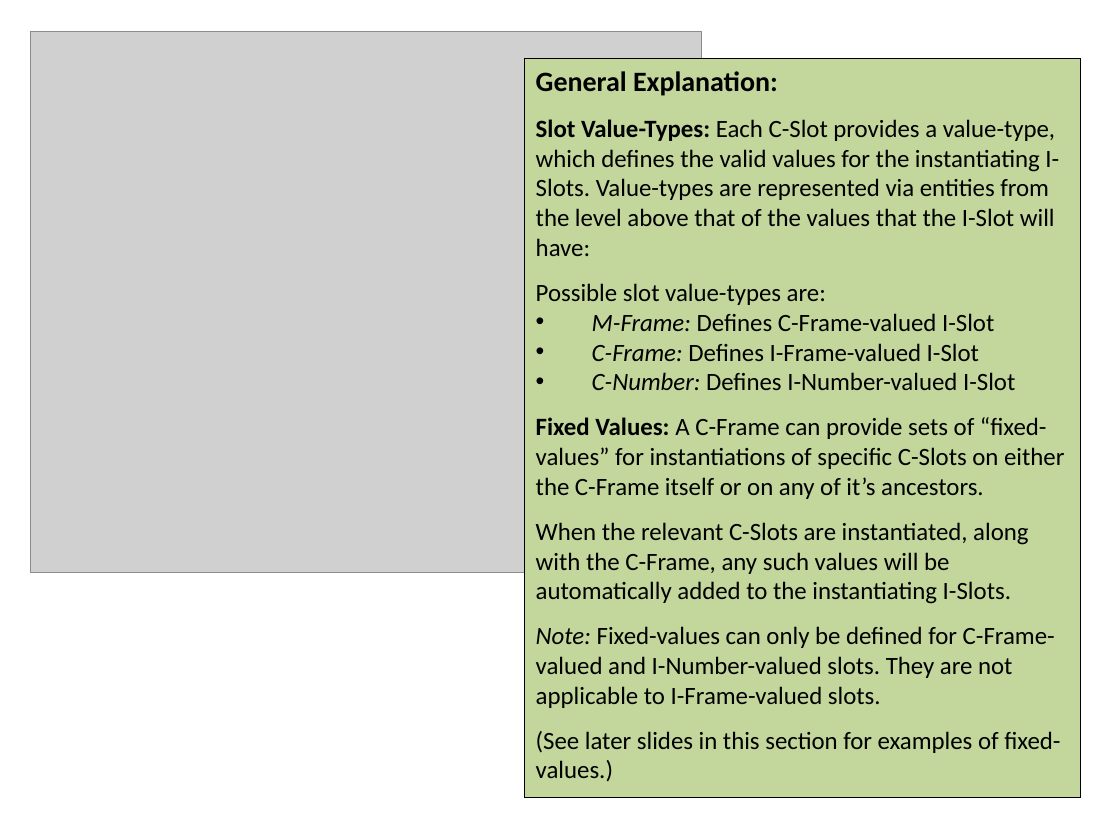
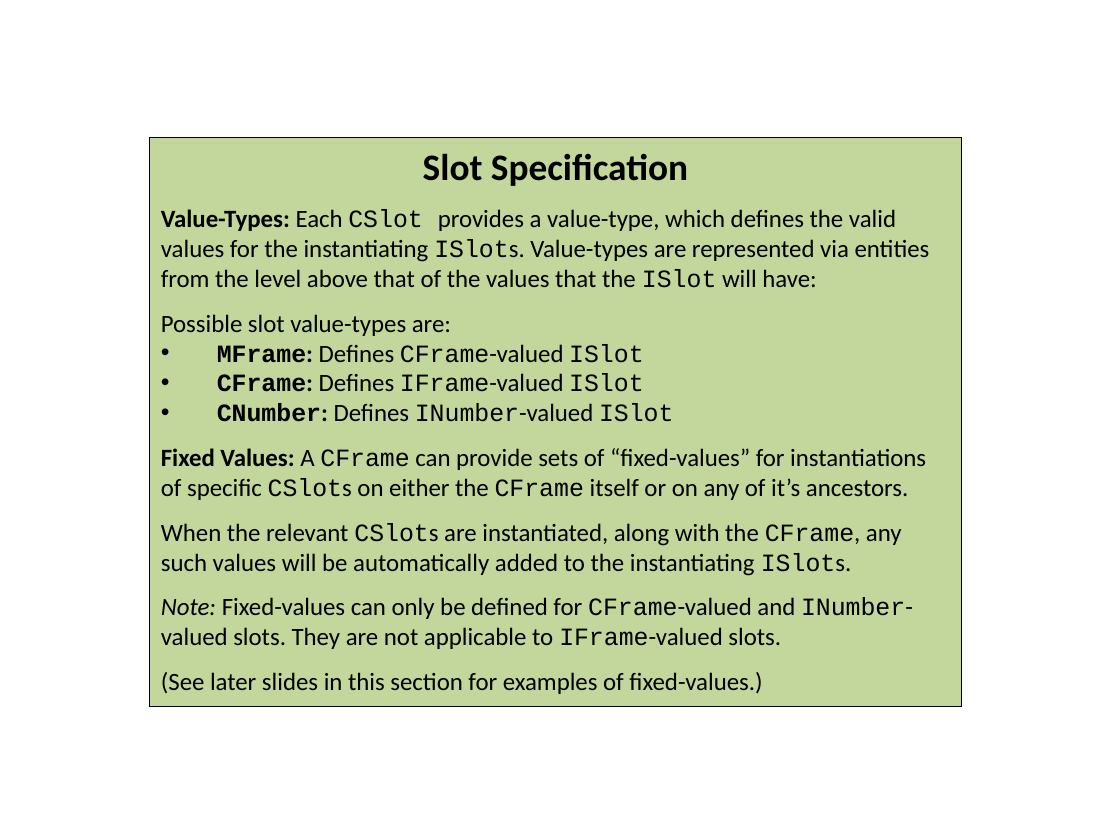
Before and after one commit to colin-puleston/mekon-hobo, a slide deck: slide 13 of docs/MEKON-HOBO Introductory Tutorial.pptx. Drawn at 1120x840 pixels with LibreOffice and Linux fonts; fonts in the diff are those of the drawing; grey boxes stand for pictures. Boxes give left, top, right and bottom in pixels: in the first picture for what was removed or moved away, otherwise in the second. Text is boxed around its words. In the diff, an @@ line names an element or a change of style, - is before the commit and + after.

```diff
--- a/docs/MEKON-HOBO Introductory Tutorial.pptx
+++ b/docs/MEKON-HOBO Introductory Tutorial.pptx
@@ picture removed at (31,32,702,573) @@
@@ rectangle "Slot Specification": place and size @@
-rectangle "Slot Specification" at (525,58,1081,797)
+rectangle "Slot Specification" at (150,138,961,707)
@@ text in rectangle at (161,153,930,288): text changed @@
-General Explanation:
-Slot Value-Types: Each C-Slot provides a value-type, which defines the valid values for the instantiating I-Slots. Value-types are represented via entities from the level above that of the values that the I-Slot will have:
+Slot Specification
+Value-Types: Each CSlot provides a value-type, which defines the valid values for the instantiating ISlots. Value-types are represented via entities from the level above that of the values that the ISlot will have:
@@ text in rectangle at (161,344,926,649): text changed @@
-• M-Frame: Defines C-Frame-valued I-Slot
-• C-Frame: Defines I-Frame-valued I-Slot
-• C-Number: Defines I-Number-valued I-Slot
-Fixed Values: A C-Frame can provide sets of “fixed-values” for instantiations of specific C-Slots on either the C-Frame itself or on any of it’s ancestors.
-When the relevant C-Slots are instantiated, along with the C-Frame, any such values will be automatically added to the instantiating I-Slots.
-Note: Fixed-values can only be defined for C-Frame-valued and I-Number-valued slots. They are not applicable to I-Frame-valued slots.
+• MFrame: Defines CFrame-valued ISlot
+• CFrame: Defines IFrame-valued ISlot
+• CNumber: Defines INumber-valued ISlot
+Fixed Values: A CFrame can provide sets of “fixed-values” for instantiations of specific CSlots on either the CFrame itself or on any of it’s ancestors.
+When the relevant CSlots are instantiated, along with the CFrame, any such values will be automatically added to the instantiating ISlots.
+Note: Fixed-values can only be defined for CFrame-valued and INumber-valued slots. They are not applicable to IFrame-valued slots.
```
Also in this commit, not shown: 14 other slides changed, 2 slides added, 1 slide removed.
